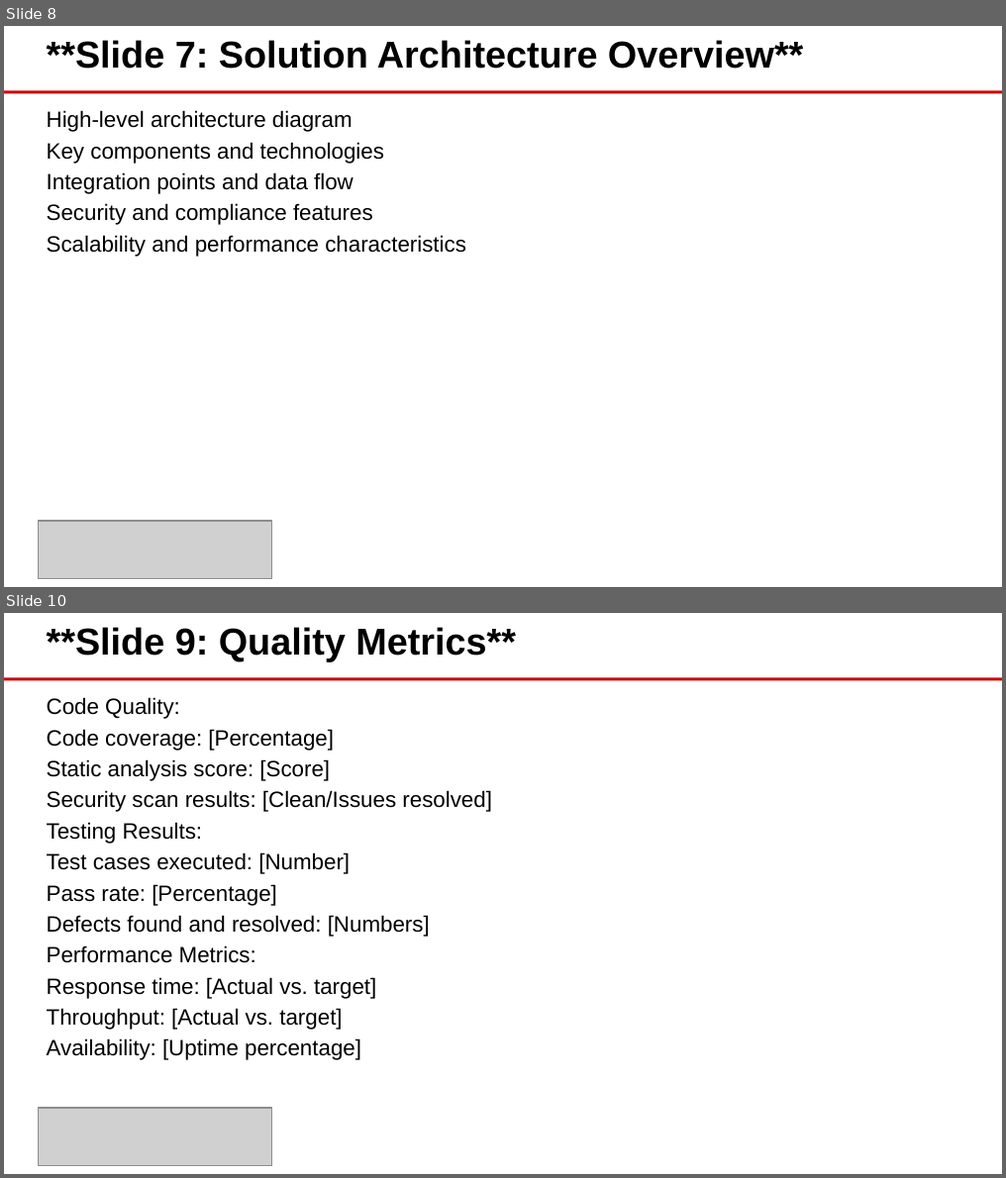
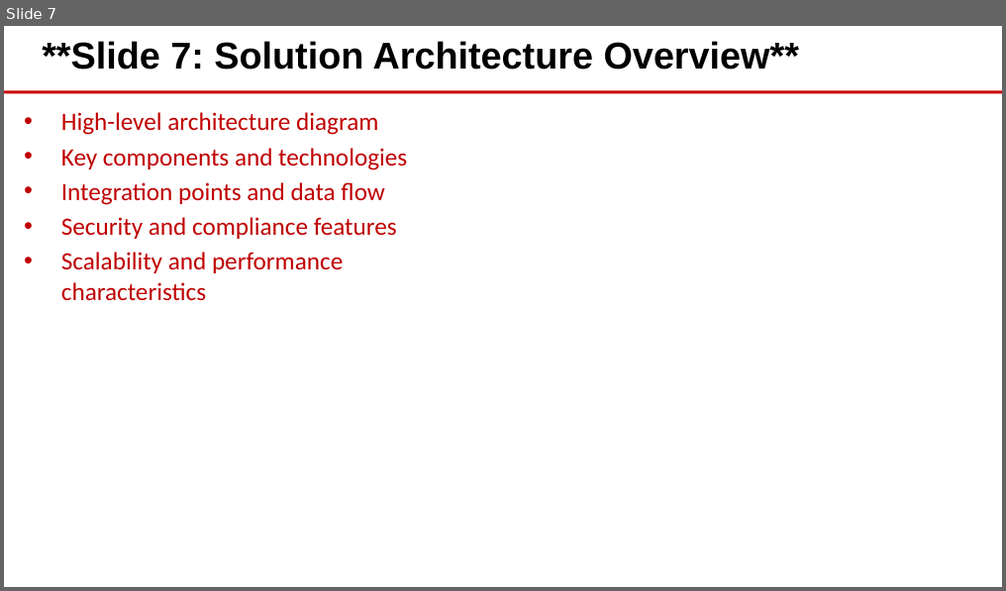
Before and after one commit to eoframework/solutions, a slide deck: solution-template/sample-provider/sample-category/sample-solution/delivery/closeout-presentation.pptx. Shown one above the other, each under a label of ours: slides 8 and 10 before the commit, slide 7 after it; the slides between them are not shown. The pictures are 1006x1178 and 1006x591 pixels, drawn with LibreOffice and Linux fonts; fonts in the diff are those of the drawing; grey boxes stand for pictures; background and template pictures are left out. Boxes give left, top, right and bottom in pixels: in the first picture for what was removed or moved away, otherwise in the second. Text is boxed around its words. In the diff, an @@ line names an element or a change of style, - is before the commit and + after.

Commit message:
Update solution templates and document builder
- Enhance solution-doc-builder.py with improved formatting
- Update Word template for better document generation
- Refresh solution template documents across delivery and presales
- Update statement-of-work with latest content

```diff
--- a/solution-template/sample-provider/sample-category/sample-solution/delivery/closeout-presentation.pptx
+++ b/solution-template/sample-provider/sample-category/sample-solution/delivery/closeout-presentation.pptx
@@ slide 10 removed at bbox=[4, 613, 1002, 1174], background #FFFFFF; not listed: 1 template element that a slide beside it also shows @@
@@ text removed at bbox=[47, 627, 516, 663] @@
-**Slide 9: Quality Metrics**
@@ text removed at bbox=[47, 697, 492, 1060] @@
-Code Quality:
-Code coverage: [Percentage]
-Static analysis score: [Score]
-Security scan results: [Clean/Issues resolved]
-Testing Results:
-Test cases executed: [Number]
-Pass rate: [Percentage]
-Defects found and resolved: [Numbers]
-Performance Metrics:
-Response time: [Actual vs. target]
-Throughput: [Actual vs. target]
-Availability: [Uptime percentage]
@@ picture removed at bbox=[38, 1108, 271, 1165] @@
@@ what was slide 8 is now slide 7 @@
@@ slide 7 changed as well @@
@@ text "**Slide 7: Solution Architecture Overview**": place and size @@
-text "**Slide 7: Solution Architecture Overview**" at bbox=[47, 40, 803, 69]
+text "**Slide 7: Solution Architecture Overview**" at bbox=[42, 41, 799, 70]
@@ text "High-level architecture diagram": place and size @@
-text "High-level architecture diagram" at bbox=[47, 110, 466, 257]
+text "High-level architecture diagram" at bbox=[61, 112, 407, 301]
@@ text "High-level architecture diagram" at bbox=[61, 112, 407, 301]: size 16 to 18 pt, font Arial to Calibri, text colour #000000 to #C00000; bullet none to • @@
@@ picture removed at bbox=[38, 521, 271, 578] @@
```
Also in this commit, not shown: 32 other slides changed, 3 slides added, 3 other slides removed, 16 other files.
